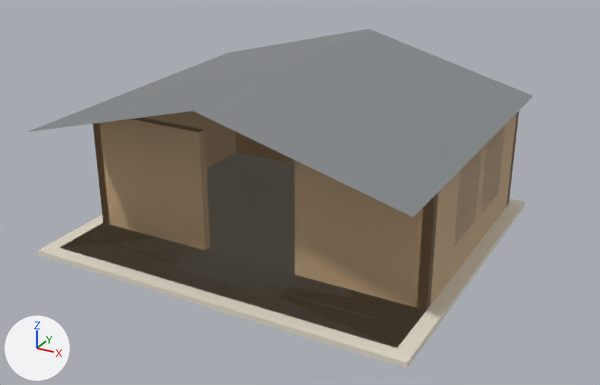
The glTF model models/wellness-facilities.glb: old version first, new version second.
The view is the same before and after, from a 50 mm lens placed at (10.59, -16.43, 10.56), pointed at (-0.7, 4.1, 0.3). The axes (+X, +Y, +Z) are drawn at lower left. The lights are the same throughout. The picture after the commit comes second. Where no turn or scale is listed for an object, it has been applied to the vertices. Vertices at exactly the same position are counted once.

The first picture shows 'glass', 'standing-seam metal', 'stone', 'timber', 'timber.001'.
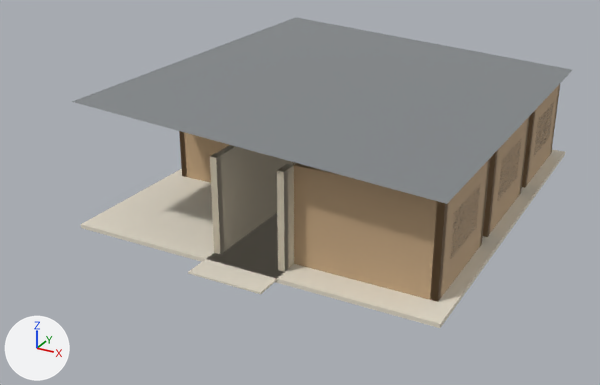
Edits to the bpy script that builds the scene:
```text
Change me_stone:
    remove me_stone.from_pydata(...)  # 30 vertices, 48 faces; spans x -5.4..5.4, y -2.2..7.4, z -0.15..0.0
    add me_stone.from_pydata(...)  # 31 vertices, 64 faces; spans x -5.5..5.5, y -1.2..13.2, z -0.12..0.0
    me_stone part 1
    28 vertices are removed from x -5.4..5.4, y -2.2..7.4, z -0.15..0.0
    48 faces are deleted
    21 vertices are added at x -5.5..5.5, y -1.2..13.2, z -0.12..0.0
    8 new vertices lie (2.2, 0.0, 0.0) away from vertices in x -1.1, y -1.2..13.2, z -0.05..0.0
    64 new faces join them
Change me_timber:
    remove me_timber.from_pydata(...)  # 10 vertices, 16 faces; spans x -5.0..5.0, y -1.8..0.0, z -0.05..0.0
    add me_timber.from_pydata(...)  # 128 vertices, 256 faces; spans x -5.1..5.1, y 0.5..12.0, z -0.05..2.8
    me_timber part 2: 10 vertices removed from x -5.0..5.0, y -1.8..0.0, z -0.05..0.0; 128 vertices added at x -5.1..5.1, y 0.5..12.0, z -0.05..2.8
Change me_glass:
    remove me_glass.from_pydata(...)  # 16 vertices, 8 faces; spans x -5.0..5.0, y 1.75..5.6, z 0.9..3.0
    add me_glass.from_pydata(...)  # 16 vertices, 8 faces; spans x -5.1..5.1, y 1.2..11.3, z 0.8..2.1
    me_glass part 3
    me_glass.vertices[0].co: (5.0, 1.75, 0.9) -> (5.1, 1.2, 0.8)  # pixel (453, 247) -> pixel (449, 260)
    me_glass.vertices[1].co: (5.0, 3.5, 0.9) -> (5.1, 3.3, 0.8)  # pixel (475, 220) -> pixel (476, 227)
    me_glass.vertices[2].co: (5.0, 1.75, 3.0) -> (5.1, 1.2, 2.1)  # pixel (460, 169) -> pixel (453, 212)
    me_glass.vertices[3].co: (5.0, 3.5, 3.0) -> (5.1, 3.3, 2.1)  # pixel (482, 147) -> pixel (480, 182)
    me_glass.vertices[8].co: (5.0, 3.85, 0.9) -> (5.1, 9.2, 0.8)  # pixel (479, 215) -> pixel (533, 157)
    me_glass.vertices[9].co: (5.0, 5.6, 0.9) -> (5.1, 11.3, 0.8)  # pixel (498, 193) -> pixel (549, 137)
    me_glass.vertices[10].co: (5.0, 3.85, 3.0) -> (5.1, 9.2, 2.1)  # pixel (486, 143) -> pixel (538, 119)
    me_glass.vertices[11].co: (5.0, 5.6, 3.0) -> (5.1, 11.3, 2.1)  # pixel (505, 124) -> pixel (553, 101)
    me_glass part 4: 8 of 16 vertices moved; they spanned x -5.0, y 1.75..5.6, z 0.9..3.0 and now span x -5.1..5.1, y 4.7..8.3, z 0.8..2.1; mean shift (5.0, 2.7, -0.5); largest move (-5.0, 1.75, 3.0) -> (5.1, 7.3, 2.1)
Change me_standing_seam_metal:
    verts and faces of me_standing_seam_metal; kept vertices keep their numbers, new ones are numbered from 6
    remove me_standing_seam_metal.from_pydata(...)  # 6 vertices, 4 faces; spans x -5.3..5.3, y -2.1..7.3, z 3.4..4.8
    add me_standing_seam_metal.from_pydata(...)  # 4 vertices, 2 faces; spans x -5.4..5.4, y -0.3..12.3, z 3.0..3.7
    me_standing_seam_metal part 5
    add delete_vertices([*range(0, 6)])  # with the faces that use them
    add verts[6] = (-5.4, -0.3, 3.7)  # pixel (71, 101)
    add verts[7] = (-5.4, 12.3, 3.7)  # pixel (295, 17)
    add verts[8] = (5.4, 12.3, 3.0)  # pixel (572, 69)
    add verts[9] = (5.4, -0.3, 3.0)  # pixel (447, 203)
    add faces += [(6, 7, 8), (6, 8, 9)]
Remove ob_timber_001:
    ob_timber_001 = bpy.data.objects.new('timber.001', me_timber_001)
Add ob_board_and_batten:
    ob_board_and_batten = bpy.data.objects.new('board and batten', me_board_and_batten)  # 78 vertices, 138 faces; spans x -1.1..1.1, y 0.0..12.0, z 0.0..2.8; in mat_board_and_batten (beige #cec4ad)
    ob_board_and_batten.location = (0.0, 0.0, 0.0)
```

Boxes [x1, y1, x2, y2] around the edits, measured in the pictures (600 x 385 px; the box of a moved part takes in the faces that stretch with it):
'standing-seam metal', reshaped
    before: [28, 29, 533, 217]
    after: [72, 17, 572, 204]
'stone', reshaped
    before: [38, 152, 525, 368]
    after: [81, 150, 565, 328]
'timber.001', deleted (beige)
    before: [93, 111, 519, 310]
'timber', reshaped
    before: [61, 223, 426, 347]
    after: [179, 84, 560, 302]
'board and batten', added (beige)
    after: [210, 145, 294, 272]
'glass', reshaped
    before: [454, 129, 505, 244]
    after: [450, 103, 554, 258]
part 3 of me_glass, moved or reshaped
    before: [454, 129, 505, 244]
    after: [450, 103, 554, 258]
part 4 of me_glass, moved or reshaped (not visible before)
    after: [497, 138, 522, 202]
